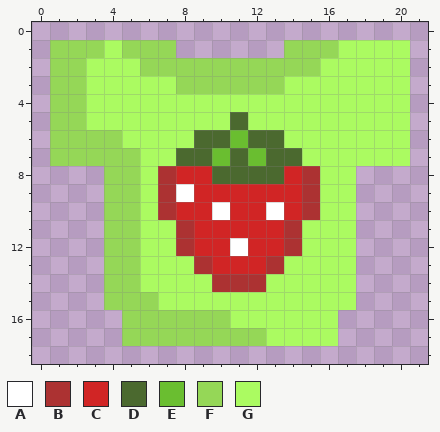
Pixel-art file -- Assets/Shirt Strawberry.aseprite. Above is the file before it was changed.
22x19 pixels, 1 frame.
Palette (. is transparent): A #ffffff  B #ac3232  C #d12525  D #4b692f  E #6abe30  F #95d757  G #abfb61
Pixels before, first column x 1:
 1 FFFGFFF......FFFGGGG
 2 FFGGGFFFFFFFFFFGGGGG
 3 FFGGGGGFFFFFFGGGGGGG
 4 FFGGGGGGGGGGGGGGGGGG
 5 FFGGGGGGGGDGGGGGGGGG
 6 FFFFGGGGDDEDDGGGGGGG
 7 FFFFFGGDDEDEDDGGGGGG
 8 ...FFGBCCDDDDCBGG...
 9 ...FFGBACCCCCCBGG...
10 ...FFGBCCACCACBGG...
11 ...FFGGBCCCCCBGGG...
12 ...FFGGBCCACCBGGG...
13 ...FFGGGBCCCBGGGG...
14 ...FFGGGGBBBGGGGG...
15 ...FFFGGGGGGGGGGG...
16 ....FFFFFFGGGGGG....
17 ....FFFFFFFFGGGG....
Now the later version:
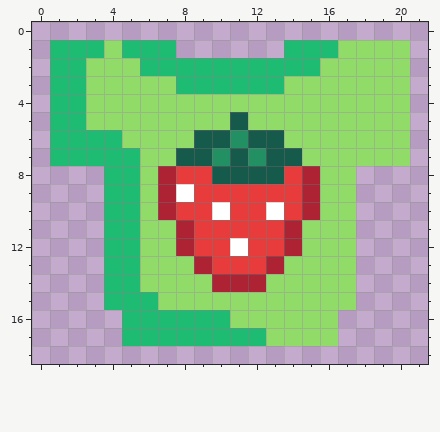
From old to new:
colour B: #ac3232 -> #ae2334
colour C: #d12525 -> #e83b3b
colour D: #4b692f -> #165a4c
colour E: #6abe30 -> #239063
colour F: #95d757 -> #1ebc73
colour G: #abfb61 -> #91db69
Boxes around the changes in both pictures, in picture pixels (x1, y1, x2, y2):
changed: (50, 40, 410, 346)
